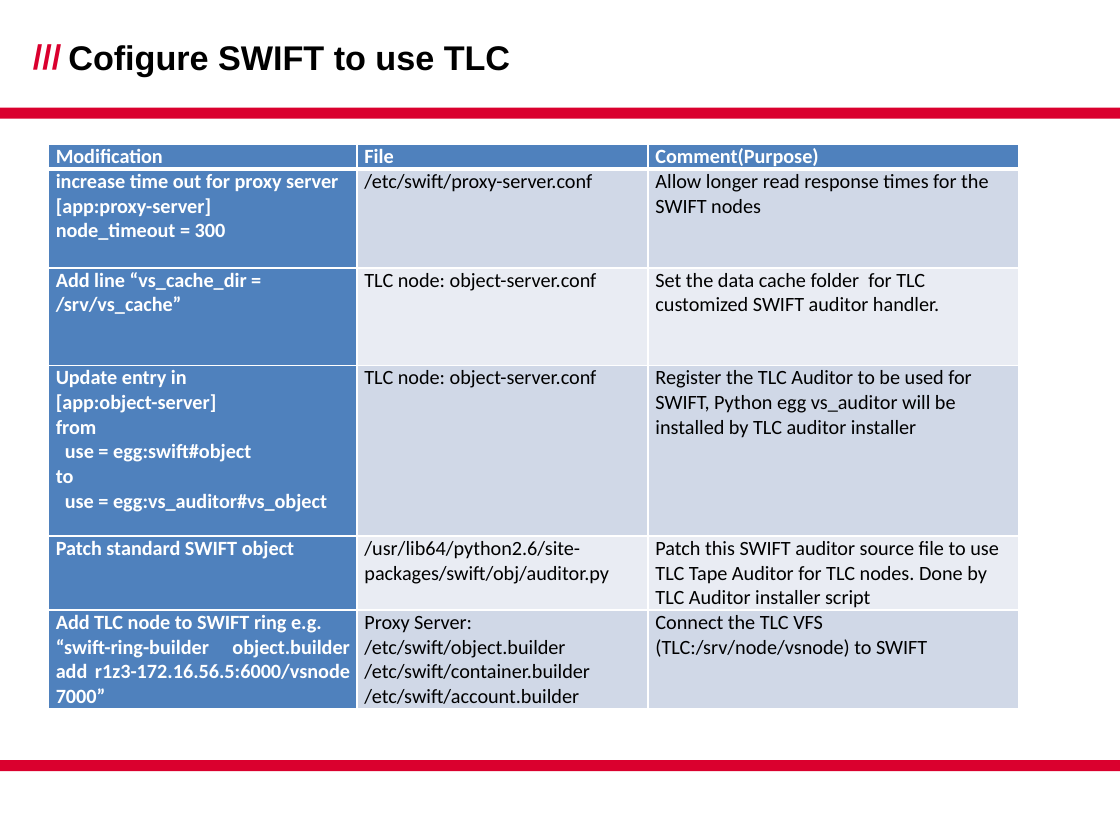
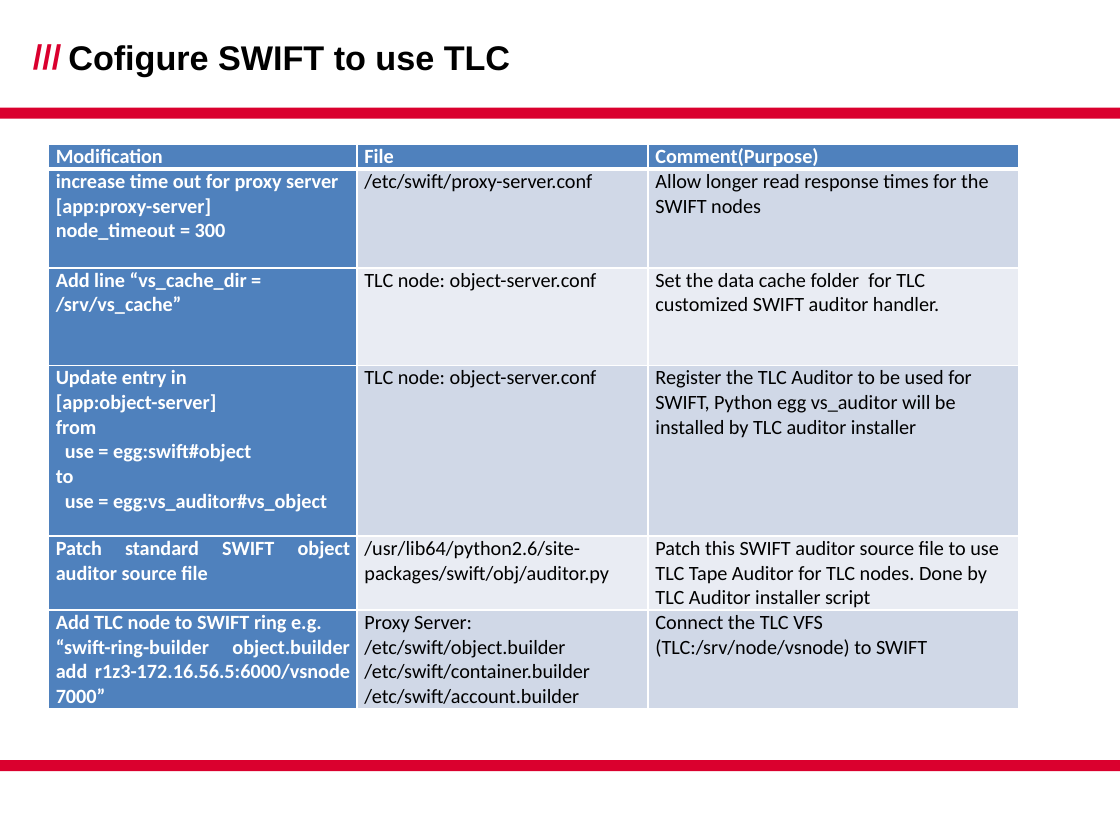
Before and after one commit to BDT-GER/SWIFT-TLC, a slide deck: slide 6 of SWIFT TLC - Overview.pptx. Drawn at 1120x840 pixels with LibreOffice and Linux fonts; fonts in the diff are those of the drawing; background and template pictures are left out. Boxes give left, top, right and bottom in pixels: in the first picture for what was removed or moved away, otherwise in the second. Text is boxed around its words. In the diff, an @@ line names an element or a change of style, - is before the commit and + after.

Commit message:
SWIFT interface slide modified

```diff
--- a/SWIFT TLC - Overview.pptx
+++ b/SWIFT TLC - Overview.pptx
@@ table at (x1=48, y1=144, x2=1019, y2=713) @@
-row 5, column 1: Patch standard SWIFT object
+row 5, column 1: Patch standard SWIFT object auditor source file
```
